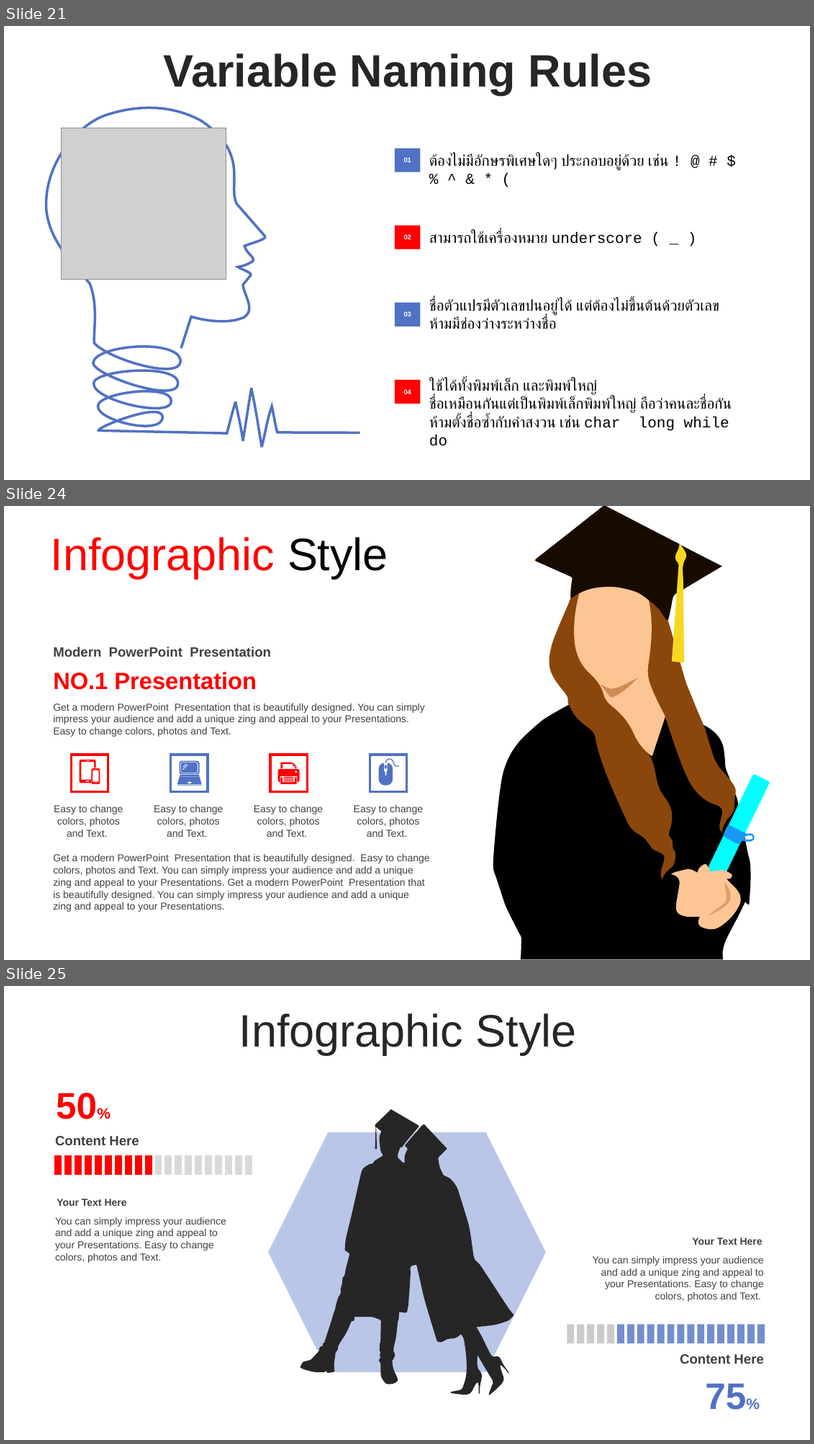
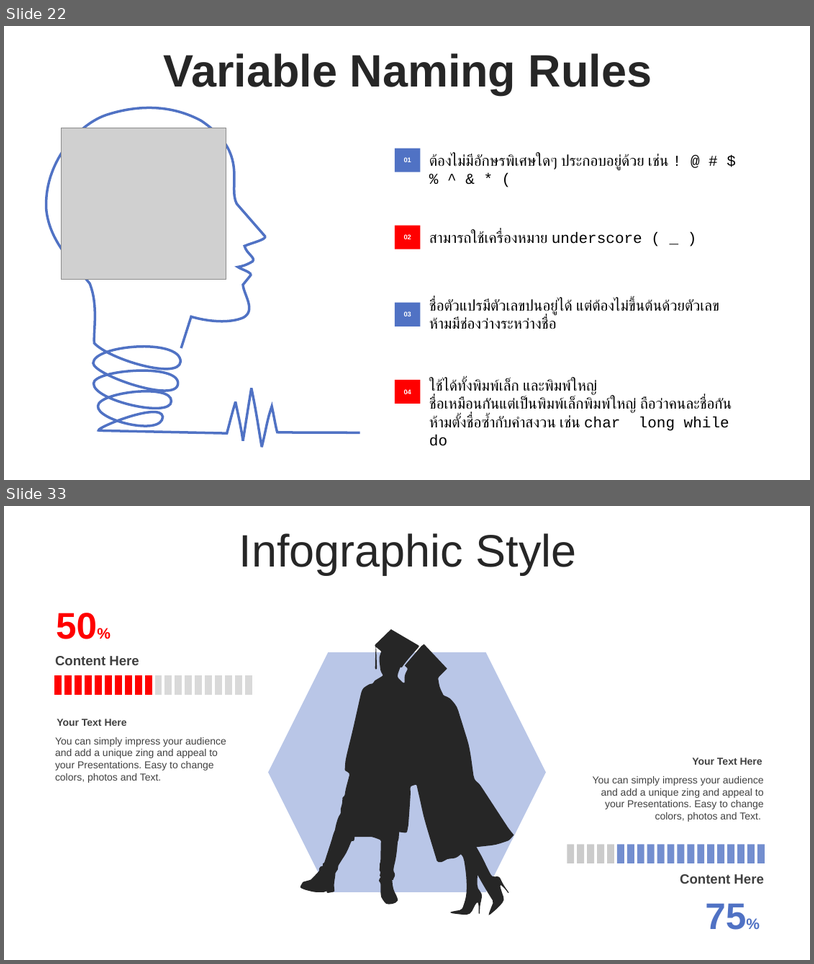
Before and after one commit to WatcharapolxFa/SolveProblemsIn-C-Language, a slide deck: LearnC/C.pptx. Shown one above the other, each under a label of ours: slides 21, 24 and 25 before the commit, slides 22 and 33 after it; the slides between them are not shown. The pictures are 814x1444 and 814x964 pixels, drawn with LibreOffice and Linux fonts; fonts in the diff are those of the drawing; grey boxes stand for pictures. Boxes give left, top, right and bottom in pixels: in the first picture for what was removed or moved away, otherwise in the second. Text is boxed around its words. In the diff, an @@ line names an element or a change of style, - is before the commit and + after.

```diff
--- a/LearnC/C.pptx
+++ b/LearnC/C.pptx
@@ slide 24 removed at [4, 506, 810, 960], background #FFFFFF @@
@@ text removed at [51, 537, 388, 579] @@
-Infographic Style
@@ text removed at [53, 646, 271, 656] @@
-Modern PowerPoint Presentation
@@ text removed at [53, 672, 257, 690] @@
-NO.1 Presentation
@@ text removed at [53, 703, 425, 736] @@
-Get a modern PowerPoint Presentation that is beautifully designed. You can simply impress your audience and add a unique zing and appeal to your Presentations. Easy to change colors, photos and Text.
@@ rectangle removed at [71, 754, 108, 792] @@
@@ freeform shape removed at [80, 759, 100, 784] @@
@@ rectangle removed at [171, 754, 208, 792] @@
@@ freeform shape removed at [178, 761, 202, 785] @@
@@ rectangle removed at [270, 754, 307, 792] @@
@@ freeform shape removed at [278, 762, 300, 784] @@
@@ rectangle removed at [370, 754, 407, 792] @@
@@ freeform shape removed at [379, 758, 399, 785] @@
@@ text removed at [54, 805, 124, 836] @@
-Easy to change colors, photos and Text.
@@ text removed at [154, 805, 223, 836] @@
-Easy to change colors, photos and Text.
@@ text removed at [254, 805, 323, 836] @@
-Easy to change colors, photos and Text.
@@ text removed at [354, 805, 423, 836] @@
-Easy to change colors, photos and Text.
@@ text removed at [53, 854, 430, 911] @@
-Get a modern PowerPoint Presentation that is beautifully designed. Easy to change colors, photos and Text. You can simply impress your audience and add a unique zing and appeal to your Presentations. Get a modern PowerPoint Presentation that is beautifully designed. You can simply impress your audience and add a unique zing and appeal to your Presentations.
@@ group removed at [494, 506, 770, 959]: 11 freeform shapes @@
@@ what was slide 21 is now slide 22 @@
@@ what was slide 25 is now slide 33 @@
```
Also in this commit, not shown: 1 slide changed, 10 slides added, 2 other slides removed, 2 other files.
